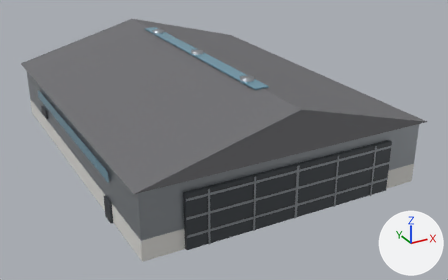
An edit to the glTF model src/assets/models/props/hangar_large.glb, drawn before and after from the same camera.
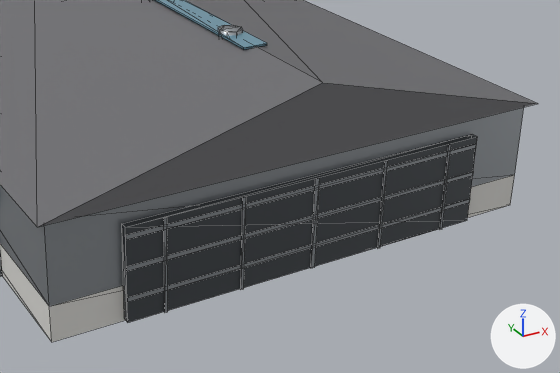
The first picture shows the older version from a 50 mm camera at (-43.8, -88.7, 43.9) aimed at (2.5, -4.6, 1.8). The close-ups show the older and then the newer version on the part from 25% to 98% of the width and 22% to 100% of the height of that picture. Only the edits that show in the close-ups are written down. Every picture has the same lights, and +X, +Y and +Z are marked at lower right. The close-ups show mesh edges as thin lines. Vertices at exactly the same position are counted once.

In view in the first close-up: 'Merged_FacadeGlass', 'Merged_PropsMetal', 'Merged_WindowFrame', 'hangar_base', 'hangar_roof'.
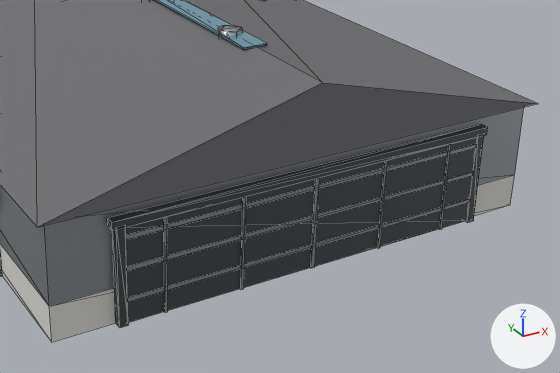
Changed parts and their boxes (x1, y1, x2, y2) in the close-ups (560 x 373 px):
'Merged_WindowFrame', reshaped: before (0, 134, 477, 322); after (0, 124, 488, 328)
part 1 of me_merged_windowframe_mesh, added: after (112, 225, 128, 328)
part 2 of me_merged_windowframe_mesh, added: after (465, 133, 484, 223)
part 3 of me_merged_windowframe_mesh, added: after (107, 124, 488, 231)

The change, as a diff of the scene's bpy script:
```diff
--- a/src/assets/models/props/hangar_large.glb.py
+++ b/src/assets/models/props/hangar_large.glb.py
@@ me_merged_windowframe_mesh @@
 # used by ob_merged_windowframe; location = (0.0, 0.0, 0.0)
-me_merged_windowframe_mesh.from_pydata(...)  # 40 vertices, 60 faces; spans x -22.4..22.4, y -29.1..17.6, z 0.0..8.1
+me_merged_windowframe_mesh.from_pydata(...)  # 64 vertices, 96 faces; spans x -22.4..22.4, y -29.2..17.6, z 0.0..8.8
+# me_merged_windowframe_mesh part 1: a new loose piece, a box spanning x -16.98..-16.28, y -29.2..-28.5, z 0.0..8.32, in mat_windowframe (dark grey #505559)
+# me_merged_windowframe_mesh part 2: a new loose piece, a box spanning x 16.28..16.98, y -29.2..-28.5, z 0.0..8.32, in mat_windowframe (dark grey #505559)
+# me_merged_windowframe_mesh part 3: a new loose piece, a box spanning x -17.33..17.33, y -29.2..-28.5, z 8.12..8.82, in mat_windowframe (dark grey #505559)
 me_merged_windowframe_mesh.materials.append(mat_windowframe)
```
